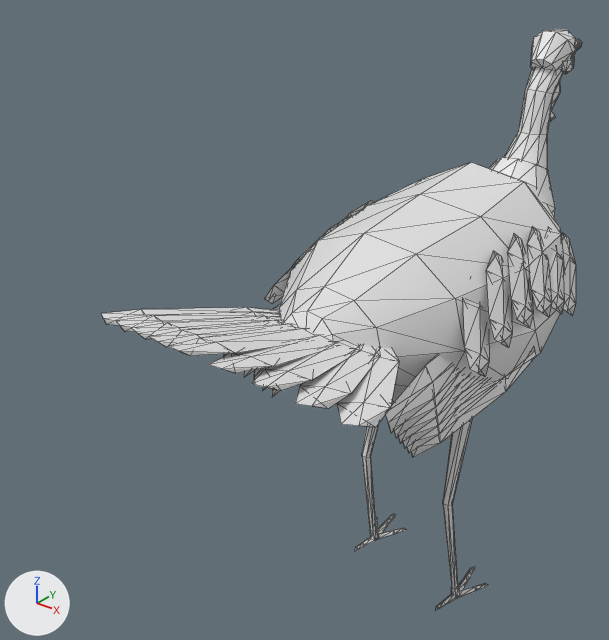
What one commit did to the glTF model models/cubeclysm/monsters/mon_turkey.glb.
Rendered twice from a 50 mm camera at (0.574, -1.053, 1.045) aimed at (-0.131, -0.171, 0.498). Every picture has the same lights, and +X, +Y and +Z are marked at lower left. The first picture is the older version. Mesh edges are drawn as thin lines. Materials are left out; every surface is plain grey. Where no turn or scale is listed for an object, it has been applied to the vertices. Vertices at exactly the same position are counted once.

In view in the first picture: 'mon_turkey_mesh'.
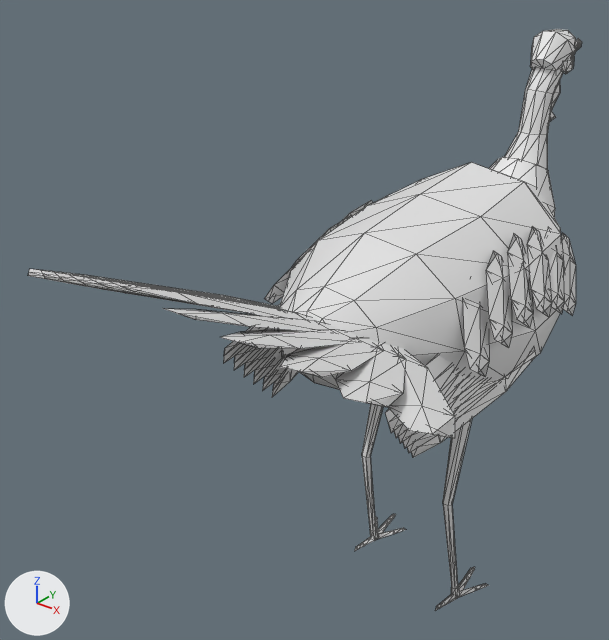
The change, as a list of edits to the scene's bpy script:
```text
Change me_mesh_0:
    used by ob_mon_turkey_mesh; location = (0.0, 0.0, 0.0)
    remove me_mesh_0.from_pydata(...)  # 1074 vertices, 1766 faces; spans x -0.202..0.202, y -0.539..0.394, z 0.0..0.873
    add me_mesh_0.from_pydata(...)  # 1098 vertices, 1802 faces; spans x -0.299..0.299, y -0.604..0.394, z 0.0..0.873
    me_mesh_0 part 1: the loose piece of 12 vertices spanning x -0.029..0.029, y -0.539..-0.255, z 0.56..0.642 is copied, and the copy is multiplied about its middle by the matrix ((0.934, 0.7, -0.173), (-0.695, 0.949, 0.094), (0.195, 0.027, 1.164)), then moved by (-0.177, 0.011, 0.003); it spans x -0.299..-0.061, y -0.529..-0.248, z 0.558..0.651
    me_mesh_0 part 2: the loose piece of 12 vertices spanning x -0.029..0.029, y -0.539..-0.255, z 0.56..0.642 is copied, and the copy is multiplied about its middle by the matrix ((0.934, -0.7, 0.173), (0.695, 0.949, 0.094), (-0.195, 0.027, 1.164)), then moved by (0.177, 0.011, 0.003); it spans x 0.061..0.299, y -0.529..-0.248, z 0.558..0.651
    me_mesh_0 part 3
    99 vertices are removed from x -0.202..0.202, y -0.539..-0.25, z 0.56..0.642
    162 faces are deleted
    99 vertices are added at x -0.244..0.244, y -0.604..-0.25, z 0.558..0.736
    162 new faces join them
    other edits to the shape of me_mesh_0 do not show in these pictures
```

What differs and where, as boxes [x1, y1, x2, y2] in the pictures (609 x 640 px; the box of a moved part takes in the faces that stretch with it):
'mon_turkey_mesh', reshaped (15% wider)
    before: [101, 29, 582, 611]
    after: [28, 29, 582, 611]
part 1 of me_mesh_0, added
    after: [28, 269, 280, 308]
part 2 of me_mesh_0, added
    after: [388, 346, 455, 438]
part 3 of me_mesh_0, moved or reshaped
    before: [101, 307, 399, 427]
    after: [42, 271, 405, 407]
